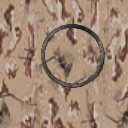
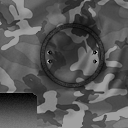
The second w=128, h=128 image is a revision of the first. Changes to its layers:
hid group "CamoDesert" (4 layers) over [0, 0, 128, 128]
showed group "CamoUrban" (3 layers) over [0, 0, 128, 128]
